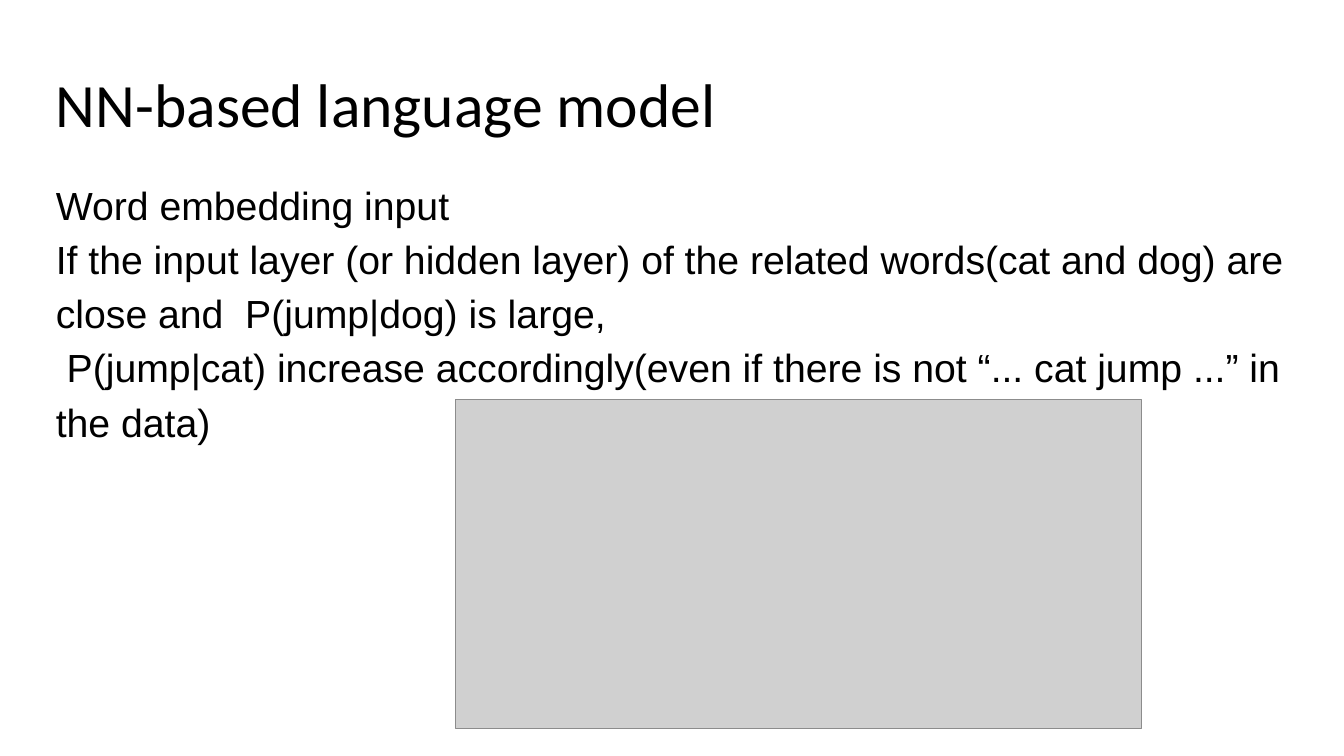
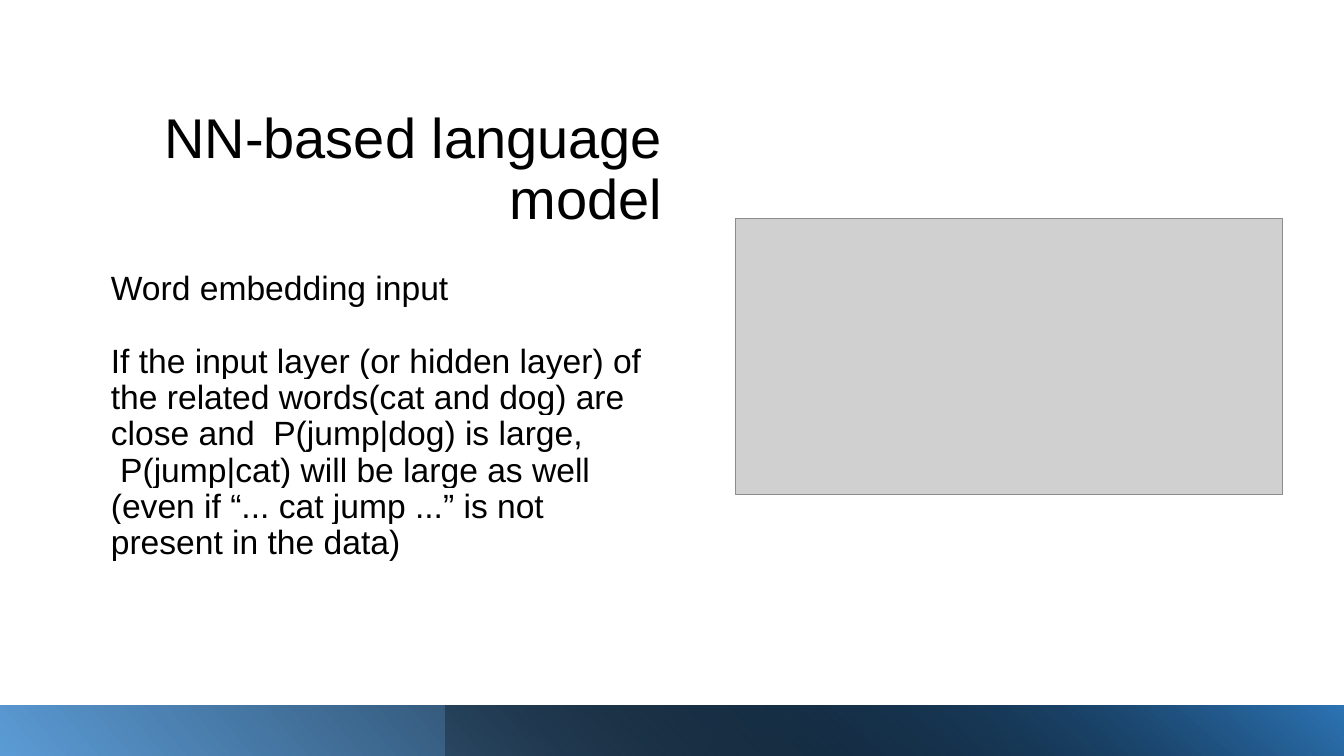
Before and after one commit to DSAISummerCamp/dscamp_public, a slide deck: slide 9 of NLP 2/nlp2.pptx. Drawn at 1344x756 pixels with LibreOffice and Linux fonts; fonts in the diff are those of the drawing; grey boxes stand for pictures. Boxes give left, top, right and bottom in pixels: in the first picture for what was removed or moved away, otherwise in the second. Text is boxed around its words. In the diff, an @@ line names an element or a change of style, - is before the commit and + after.

```diff
--- a/NLP 2/nlp2.pptx
+++ b/NLP 2/nlp2.pptx
@@ title "NN-based language model": place and size @@
-title "NN-based language model" at (56, 84, 716, 138)
+title "NN-based language model" at (164, 117, 662, 220)
@@ title "NN-based language model" at (164, 117, 662, 220): size 44 to 40 pt, font Calibri to Arial; alignment left to right; vertical alignment middle to bottom @@
@@ picture: place and size @@
-picture at (456, 399, 1141, 729)
+picture at (736, 219, 1282, 495)
@@ text "Word embedding input": place and size @@
-text "Word embedding input" at (56, 191, 1284, 445)
+text "Word embedding input" at (111, 275, 641, 561)
@@ text at (111, 275, 641, 452): size 28 to 24 pt in "Word embedding input", "If the input layer (or hidden layer) ..."; line spacing 1.15 to 0.9 @@
@@ text at (111, 457, 590, 561): text changed; size 28 to 24 pt @@
-P(jump|cat) increase accordingly(even if there is not “... cat jump ...” in the data)
+P(jump|cat) will be large as well (even if “... cat jump ...” is not present in the data)
@@ rectangle added at (0, 706, 1344, 756), fill gradient #5B9BD5 to #000000 @@
@@ rectangle added at (446, 706, 1344, 756), fill gradient #000000 to #2E75B6 @@
```
Also in this commit, not shown: 14 other slides changed, 19 slides added, 5 slides removed.
